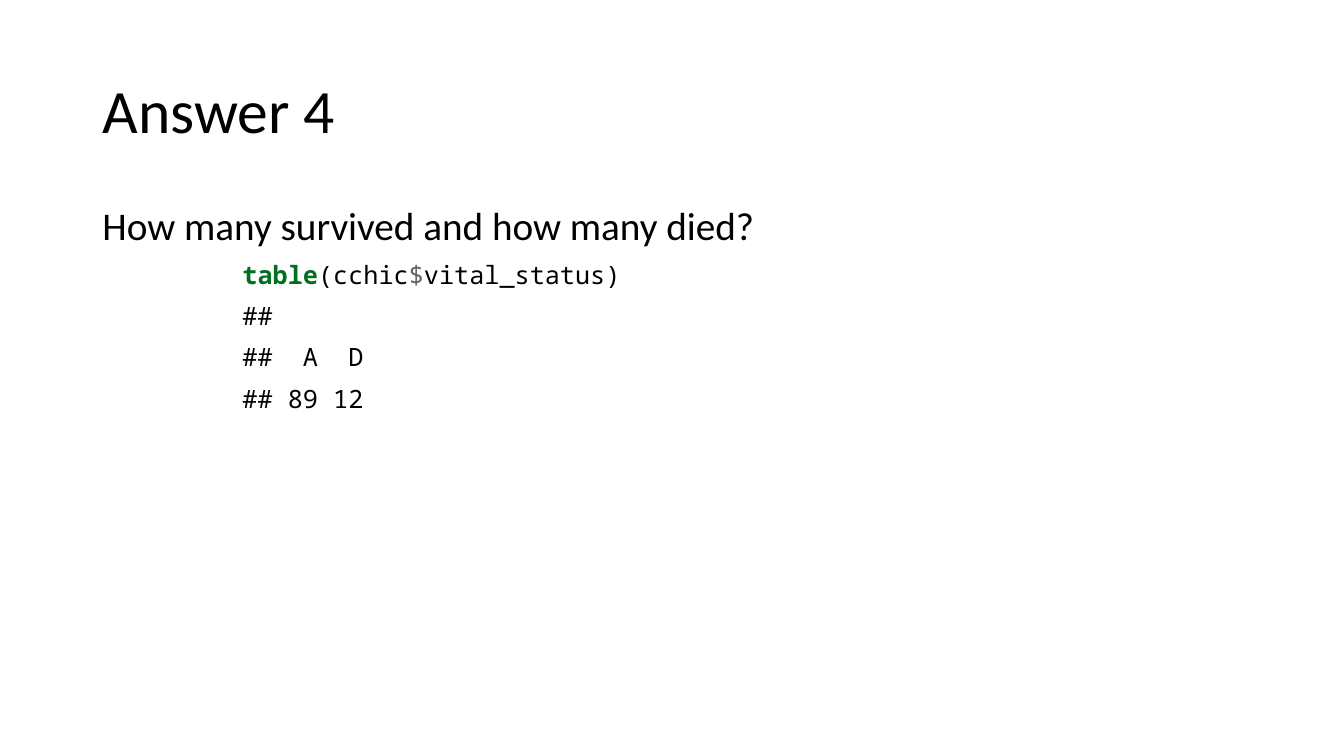
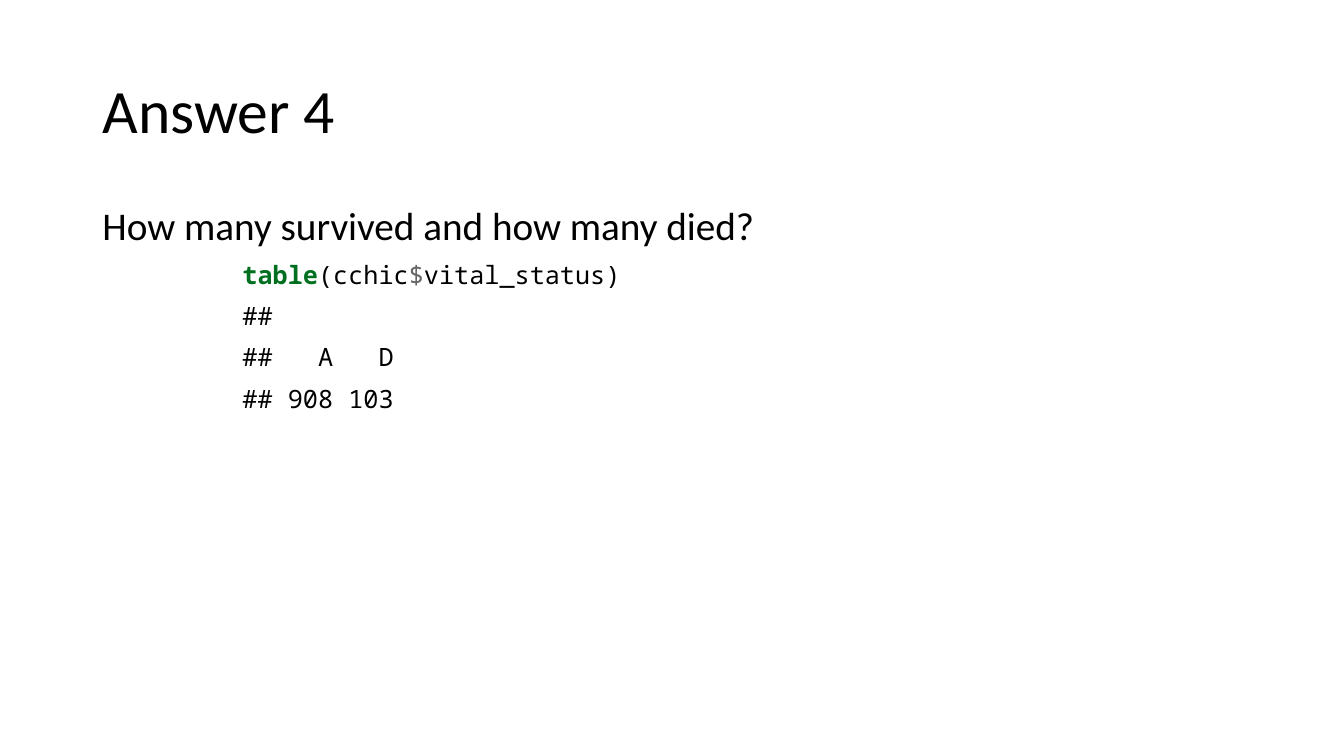
Before and after one commit to uclh-criu/learning-datascience, a slide deck: slide 32 of Workshops/Workshop3.pptx. Drawn at 1344x756 pixels with LibreOffice and Linux fonts; fonts in the diff are those of the drawing. Boxes give left, top, right and bottom in pixels: in the first picture for what was removed or moved away, otherwise in the second. Text is boxed around its words. In the diff, an @@ line names an element or a change of style, - is before the commit and + after.

```diff
--- a/Workshops/Workshop3.pptx
+++ b/Workshops/Workshop3.pptx
@@ text at (288,348,394,409): text changed @@
-##
-## A D
-## 89 12
+##
+## A D
+## 908 103
```
Also in this commit, not shown: 2 other slides changed, 7 other files.
